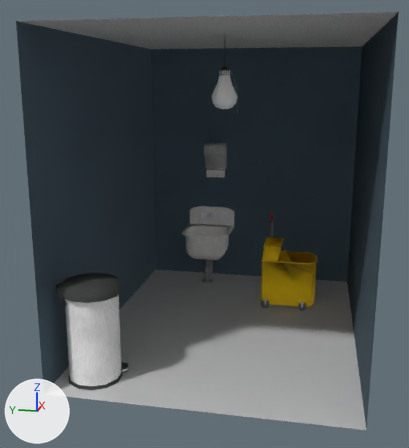
One commit to the FBX model RaiderEngine/demos/demo3dCarousel/maps/warehouse.fbx: the scene before it, then after it.
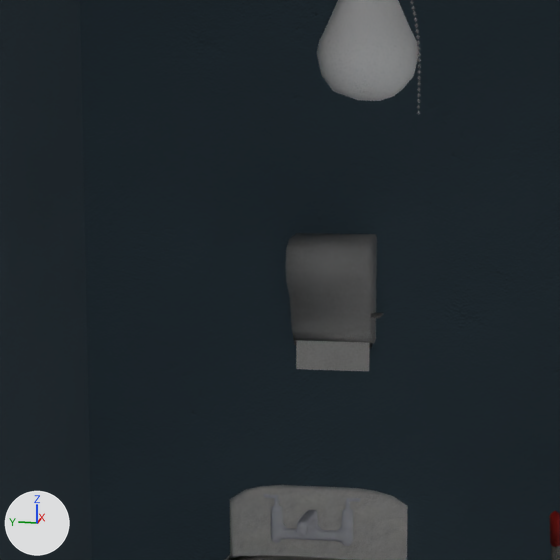
Old and new are each drawn whole from a camera (50 mm lens) standing at (1.6, -0.98, 2.89) and looking at (7.91, 0.28, 1.32) and again close up on the part from 32% to 67% of the width and 19% to 50% of the height. The axes (+X, +Y, +Z) are drawn at lower left. The lights are the same throughout. Where no turn or scale is listed for an object, it has been applied to the vertices. Vertices at the same position are counted once.

In view in the first close-up: 'bulb', 'case', 'closetWalls', 'faucets', 'paperTowel', 'sinkBody'.
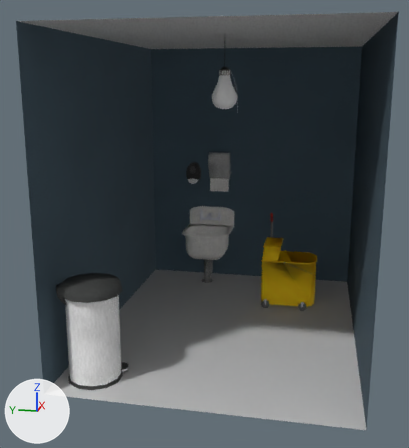
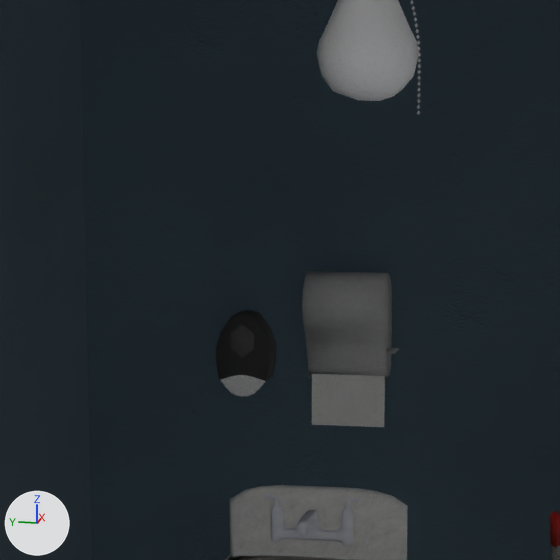
What differs and where, as boxes (x1, y1, x2, y2) in the close-ups (560 x 560 px):
'case', moved: before (285, 233, 377, 348); after (302, 271, 392, 381)
'paperTowel', reshaped, moved: before (296, 340, 370, 371); after (312, 374, 385, 427)
'case.001', added (black): after (216, 310, 276, 397)
    faces in mat_22___default (picture img_blackplastic2_png): (216, 310, 276, 382)
    faces in mat_material__263 (picture img_whiteplastic2_png): (221, 375, 265, 397)
    faces in mat_material__262 (picture img_transparentplastic2_png): (231, 324, 254, 358)

What the commit changed:
Picture 'blackPlastic2.png' (img_blackplastic2_png) is new.
Picture 'whitePlastic2.png' (img_whiteplastic2_png) is new.
Material '22 - Default' (mat_22___default) is new.
Its texture is img_blackplastic2_png.
Its roughness is 0.859.
Material 'Material #263' (mat_material__263) is new.
Its texture is img_whiteplastic2_png (with its transparency).
Its roughness is 0.859.
me_mesh_015 is used by ob_papertowel; location (9.893, 0.361, 1.935).
me_mesh_015 had 62 vertices, 124 faces and spanned x -0.09..0.098, y 0.01..0.29, z -0.39..0.09.
me_mesh_015 now has 64 vertices, 124 faces and spans x -0.117..0.104, y 0.01..0.29, z -0.472..0.107.
me_mesh_015 part 1: the whole mesh is rebuilt.
Mesh me_mesh_024 is new.
It has 109 vertices, 214 faces and spans x -0.132..0.0, y -0.106..0.106, z -0.183..0.133.
Faces by material slot: [134, 4, 76].
It uses material mat_22___default (picture img_blackplastic2_png).
It uses material mat_material__262 (picture img_metal_png).
It uses material mat_material__263 (picture img_whiteplastic2_png).
Object 'paperTowel' (ob_papertowel) moves from (9.893, 0.361, 1.935) to (9.893, 0.302, 1.804).
Object 'case' (ob_case) moves from (9.89, 0.361, 1.859) to (9.89, 0.302, 1.729).
Object 'case.001' (ob_case_001) is new; it shows me_mesh_024.
Its location is (10.0, 0.852, 1.621).
